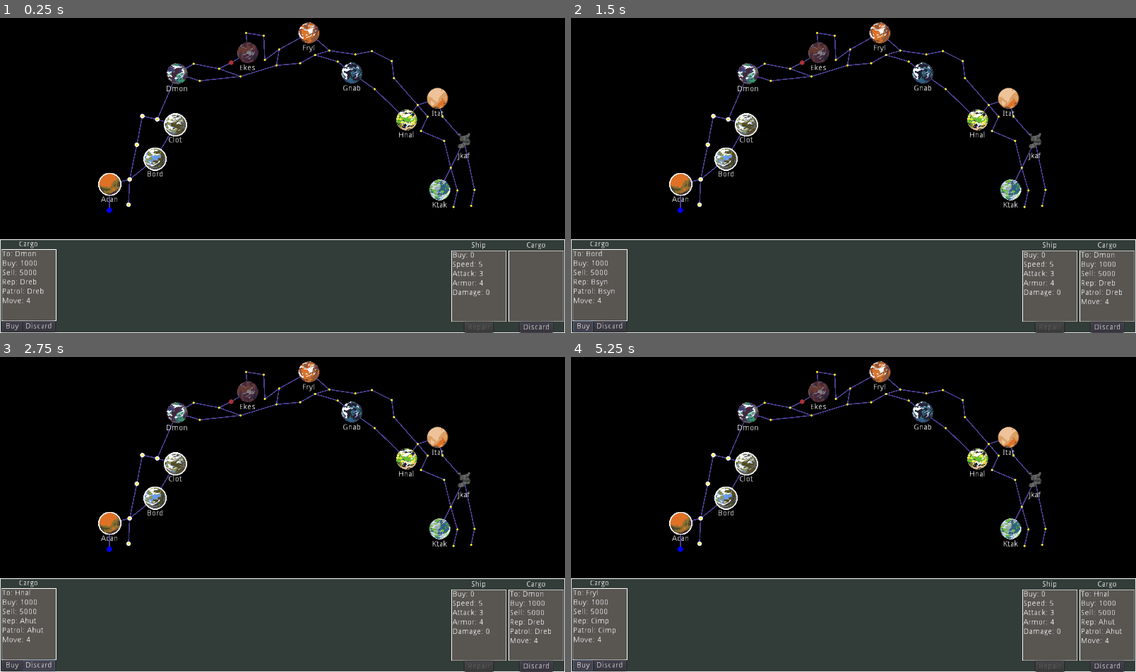
Above: before the commit, frames 1-4 (two rows, left to right).
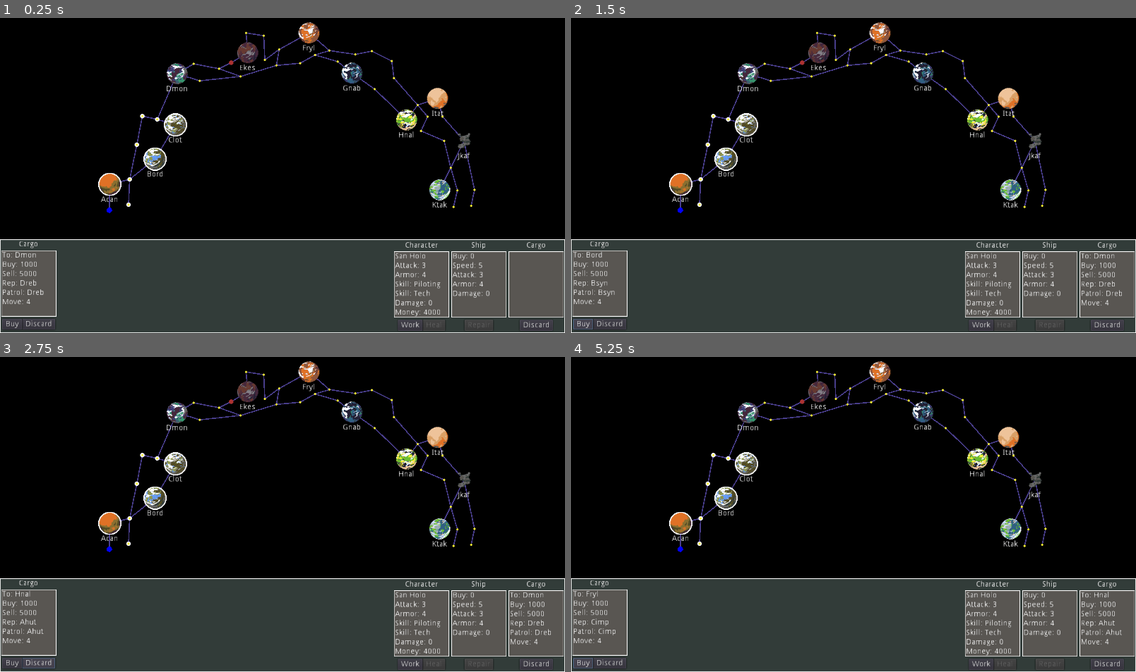
Above: after the commit, the same moments.

Repository: kosinaz/20-parsecs
Game: Godot game, scene res://scenes/ingame.tscn
The game is run twice, just before and just after one commit, with the same random seed, the same clock (stepped at 60 frames per second) and the same inputs.
Inputs (mouse positions are in pixels of both pictures, inside the frame that each line leads up to):
- Up to frame 1 (0.25 s): no input
- Up to frame 2 (1.5 s): click (678, 210) at 0.52 s; click "Buy" at 1.25 s
- Up to frame 3 (2.75 s): click "Discard" at 2 s
- Up to frame 4 (5.25 s): click "Discard" at 2.75 s; click (983, 665) at 3.5 s, where only the run after the commit has a clickable "Work"; click (678, 549) at 4.27 s; click "Buy" at 5 s

The runs differ from the first frame. In frame 1, 3.3% of the frame differs, in the area x 0-100%, y 70-100%; in frame 2, 3.6%; in frame 3, 3.7%; in frame 4, 3.6%.

Commit message:
add character

Diff:
--- a/20 Parsecs/project.godot
+++ b/20 Parsecs/project.godot
@@ -15,6 +15,11 @@
 "path": "res://scenes/cargos.gd"
 }, {
 "base": "Node",
+"class": "Characters",
+"language": "GDScript",
+"path": "res://scenes/characters.gd"
+}, {
+"base": "Node",
 "class": "Ships",
 "language": "GDScript",
 "path": "res://scenes/ships.gd"
@@ -26,6 +31,7 @@
 } ]
 _global_script_class_icons={
 "Cargos": "",
+"Characters": "",
 "Ships": "",
 "Space": ""
 }
--- /dev/null
+++ b/20 Parsecs/scenes/character.gd
@@ -0,0 +1,25 @@
+extends MarginContainer
+
+var _data = {}
+var damage = 0
+var money = 0
+
+func setup(data):
+	_data = data
+	$"%Label".text = str(_data.name) + "\n"
+	$"%Label".text += "Attack: " + str(_data.attack) + "\n"
+	$"%Label".text += "Armor: " + str(_data.armor) + "\n"
+	$"%Label".text += "Skill: " + str(_data.skill1) + "\n"
+	if _data.has("skill2"):
+		$"%Label".text += "Skill: " + str(_data.skill2) + "\n"
+	if _data.has("skill3"):
+		$"%Label".text += "Skill: " + str(_data.skill3) + "\n"
+	$"%Label".text += "Damage: " + str(damage) + "\n"
+	$"%Label".text += "Money: " + str(money) + ""
+
+func get_data():
+	return _data
+
+func add_money(amount):
+	money += amount
+	setup(_data)
--- /dev/null
+++ b/20 Parsecs/scenes/character.tscn
@@ -0,0 +1,23 @@
+[gd_scene load_steps=3 format=2]
+
+[ext_resource path="res://scenes/character.gd" type="Script" id=1]
+[ext_resource path="res://images/card.png" type="Texture" id=2]
+
+[node name="Character" type="MarginContainer"]
+margin_right = 40.0
+margin_bottom = 40.0
+script = ExtResource( 1 )
+
+[node name="TextureRect" type="TextureRect" parent="."]
+margin_right = 100.0
+margin_bottom = 130.0
+texture = ExtResource( 2 )
+
+[node name="Label" type="Label" parent="TextureRect"]
+unique_name_in_owner = true
+anchor_right = 1.0
+anchor_bottom = 1.0
+margin_left = 2.0
+margin_top = 2.0
+margin_right = -2.0
+margin_bottom = -2.0
--- /dev/null
+++ b/20 Parsecs/scenes/characters.gd
@@ -0,0 +1,12 @@
+extends Node
+class_name Characters
+
+var deck = [
+	{
+		"name": "San Holo",
+		"attack": 3,
+		"armor": 4,
+		'skill1': "Piloting",
+		'skill2': "Tech",
+	},
+]
--- a/20 Parsecs/scenes/ingame.gd
+++ b/20 Parsecs/scenes/ingame.gd
@@ -19,6 +19,8 @@
 	randomize()
 	market_cargos.shuffle()
 	$"%MarketCargo".setup(market_cargos[0])
+	$"%Character".setup(Characters.new().deck[0])
+	$"%Character".add_money(4000)
 	$"%Ship".setup(Ships.new().deck[0])
 
 func _draw():
--- a/20 Parsecs/scenes/ingame.tscn
+++ b/20 Parsecs/scenes/ingame.tscn
@@ -30,6 +30,7 @@
 [ext_resource path="res://images/maelstrom-on.png" type="Texture" id=28]
 [ext_resource path="res://images/hud.png" type="Texture" id=29]
 [ext_resource path="res://scenes/ship.tscn" type="PackedScene" id=30]
+[ext_resource path="res://scenes/character.tscn" type="PackedScene" id=31]
 
 [node name="Map" type="Node2D"]
 script = ExtResource( 3 )
@@ -389,38 +390,33 @@
 [node name="VBoxContainer" type="VBoxContainer" parent="CanvasLayer/Market/HBoxContainer"]
 margin_right = 100.0
 margin_bottom = 176.0
-custom_constants/separation = 0
 
 [node name="MarginContainer" type="MarginContainer" parent="CanvasLayer/Market/HBoxContainer/VBoxContainer"]
 margin_right = 100.0
-margin_bottom = 18.0
-custom_constants/margin_right = 2
+margin_bottom = 16.0
 custom_constants/margin_top = 2
-custom_constants/margin_left = 2
-custom_constants/margin_bottom = 2
 
 [node name="Label" type="Label" parent="CanvasLayer/Market/HBoxContainer/VBoxContainer/MarginContainer"]
-margin_left = 2.0
 margin_top = 2.0
-margin_right = 98.0
+margin_right = 100.0
 margin_bottom = 16.0
 text = "Cargo"
 align = 1
 
 [node name="MarginContainer2" type="MarginContainer" parent="CanvasLayer/Market/HBoxContainer/VBoxContainer"]
-margin_top = 18.0
-margin_right = 100.0
-margin_bottom = 148.0
+margin_top = 20.0
+margin_right = 100.0
+margin_bottom = 140.0
 
 [node name="MarketCargo" parent="CanvasLayer/Market/HBoxContainer/VBoxContainer/MarginContainer2" instance=ExtResource( 4 )]
 unique_name_in_owner = true
 margin_right = 100.0
-margin_bottom = 130.0
+margin_bottom = 120.0
 
 [node name="HBoxContainer" type="HBoxContainer" parent="CanvasLayer/Market/HBoxContainer/VBoxContainer"]
-margin_top = 148.0
-margin_right = 100.0
-margin_bottom = 168.0
+margin_top = 144.0
+margin_right = 100.0
+margin_bottom = 164.0
 custom_constants/separation = 0
 alignment = 1
 
@@ -436,106 +432,143 @@
 margin_bottom = 20.0
 text = "Discard"
 
-[node name="Ship" type="MarginContainer" parent="CanvasLayer"]
+[node name="Character" type="MarginContainer" parent="CanvasLayer"]
 anchor_left = 1.0
 anchor_top = 1.0
 anchor_right = 1.0
 anchor_bottom = 1.0
-margin_left = -208.0
+margin_left = -312.0
 margin_top = -168.0
 custom_constants/margin_right = 2
 custom_constants/margin_left = 2
 
-[node name="HBoxContainer" type="HBoxContainer" parent="CanvasLayer/Ship"]
+[node name="HBoxContainer" type="HBoxContainer" parent="CanvasLayer/Character"]
 margin_left = 2.0
-margin_right = 206.0
+margin_right = 310.0
 margin_bottom = 168.0
 
-[node name="VBoxContainer" type="VBoxContainer" parent="CanvasLayer/Ship/HBoxContainer"]
+[node name="CharacterContainer" type="VBoxContainer" parent="CanvasLayer/Character/HBoxContainer"]
 margin_right = 100.0
 margin_bottom = 168.0
+
+[node name="MarginContainer" type="MarginContainer" parent="CanvasLayer/Character/HBoxContainer/CharacterContainer"]
+margin_right = 100.0
+margin_bottom = 16.0
+custom_constants/margin_top = 2
+
+[node name="Label" type="Label" parent="CanvasLayer/Character/HBoxContainer/CharacterContainer/MarginContainer"]
+margin_top = 2.0
+margin_right = 100.0
+margin_bottom = 16.0
+text = "Character"
+align = 1
+
+[node name="MarginContainer2" type="MarginContainer" parent="CanvasLayer/Character/HBoxContainer/CharacterContainer"]
+margin_top = 20.0
+margin_right = 100.0
+margin_bottom = 140.0
+
+[node name="Character" parent="CanvasLayer/Character/HBoxContainer/CharacterContainer/MarginContainer2" instance=ExtResource( 31 )]
+unique_name_in_owner = true
+margin_right = 100.0
+margin_bottom = 120.0
+
+[node name="HBoxContainer" type="HBoxContainer" parent="CanvasLayer/Character/HBoxContainer/CharacterContainer"]
+margin_top = 144.0
+margin_right = 100.0
+margin_bottom = 164.0
 custom_constants/separation = 0
-
-[node name="MarginContainer" type="MarginContainer" parent="CanvasLayer/Ship/HBoxContainer/VBoxContainer"]
-margin_right = 100.0
-margin_bottom = 18.0
-custom_constants/margin_right = 2
+alignment = 1
+
+[node name="Work" type="Button" parent="CanvasLayer/Character/HBoxContainer/CharacterContainer/HBoxContainer"]
+margin_left = 7.0
+margin_right = 52.0
+margin_bottom = 20.0
+text = "Work"
+
+[node name="Heal" type="Button" parent="CanvasLayer/Character/HBoxContainer/CharacterContainer/HBoxContainer"]
+margin_left = 52.0
+margin_right = 93.0
+margin_bottom = 20.0
+disabled = true
+text = "Heal"
+
+[node name="ShipContainer" type="VBoxContainer" parent="CanvasLayer/Character/HBoxContainer"]
+margin_left = 104.0
+margin_right = 204.0
+margin_bottom = 168.0
+
+[node name="MarginContainer" type="MarginContainer" parent="CanvasLayer/Character/HBoxContainer/ShipContainer"]
+margin_right = 100.0
+margin_bottom = 16.0
 custom_constants/margin_top = 2
-custom_constants/margin_left = 2
-custom_constants/margin_bottom = 2
-
-[node name="Label" type="Label" parent="CanvasLayer/Ship/HBoxContainer/VBoxContainer/MarginContainer"]
-margin_left = 2.0
+
+[node name="Label" type="Label" parent="CanvasLayer/Character/HBoxContainer/ShipContainer/MarginContainer"]
 margin_top = 2.0
-margin_right = 98.0
+margin_right = 100.0
 margin_bottom = 16.0
 text = "Ship"
 align = 1
 
-[node name="MarginContainer2" type="MarginContainer" parent="CanvasLayer/Ship/HBoxContainer/VBoxContainer"]
-margin_top = 18.0
-margin_right = 100.0
-margin_bottom = 148.0
-
-[node name="Ship" parent="CanvasLayer/Ship/HBoxContainer/VBoxContainer/MarginContainer2" instance=ExtResource( 30 )]
+[node name="MarginContainer2" type="MarginContainer" parent="CanvasLayer/Character/HBoxContainer/ShipContainer"]
+margin_top = 20.0
+margin_right = 100.0
+margin_bottom = 140.0
+
+[node name="Ship" parent="CanvasLayer/Character/HBoxContainer/ShipContainer/MarginContainer2" instance=ExtResource( 30 )]
 unique_name_in_owner = true
 margin_right = 100.0
-margin_bottom = 130.0
-
-[node name="HBoxContainer" type="HBoxContainer" parent="CanvasLayer/Ship/HBoxContainer/VBoxContainer"]
-margin_top = 148.0
-margin_right = 100.0
-margin_bottom = 168.0
+margin_bottom = 120.0
+
+[node name="HBoxContainer" type="HBoxContainer" parent="CanvasLayer/Character/HBoxContainer/ShipContainer"]
+margin_top = 144.0
+margin_right = 100.0
+margin_bottom = 164.0
 custom_constants/separation = 0
 alignment = 1
 
-[node name="ShipRepair" type="Button" parent="CanvasLayer/Ship/HBoxContainer/VBoxContainer/HBoxContainer"]
+[node name="ShipRepair" type="Button" parent="CanvasLayer/Character/HBoxContainer/ShipContainer/HBoxContainer"]
 margin_left = 24.0
 margin_right = 76.0
 margin_bottom = 20.0
 disabled = true
 text = "Repair"
 
-[node name="VBoxContainer2" type="VBoxContainer" parent="CanvasLayer/Ship/HBoxContainer"]
-margin_left = 104.0
-margin_right = 204.0
+[node name="CargoContainer" type="VBoxContainer" parent="CanvasLayer/Character/HBoxContainer"]
+margin_left = 208.0
+margin_right = 308.0
 margin_bottom = 168.0
-custom_constants/separation = 0
-
-[node name="MarginContainer" type="MarginContainer" parent="CanvasLayer/Ship/HBoxContainer/VBoxContainer2"]
-margin_right = 100.0
-margin_bottom = 18.0
-custom_constants/margin_right = 2
+
+[node name="MarginContainer" type="MarginContainer" parent="CanvasLayer/Character/HBoxContainer/CargoContainer"]
+margin_right = 100.0
+margin_bottom = 16.0
 custom_constants/margin_top = 2
-custom_constants/margin_left = 2
-custom_constants/margin_bottom = 2
-
-[node name="Label" type="Label" parent="CanvasLayer/Ship/HBoxContainer/VBoxContainer2/MarginContainer"]
-margin_left = 2.0
+
+[node name="Label" type="Label" parent="CanvasLayer/Character/HBoxContainer/CargoContainer/MarginContainer"]
 margin_top = 2.0
-margin_right = 98.0
+margin_right = 100.0
 margin_bottom = 16.0
 text = "Cargo"
 align = 1
 
-[node name="MarginContainer2" type="MarginContainer" parent="CanvasLayer/Ship/HBoxContainer/VBoxContainer2"]
-margin_top = 18.0
-margin_right = 100.0
-margin_bottom = 148.0
-
-[node name="ShipCargo" parent="CanvasLayer/Ship/HBoxContainer/VBoxContainer2/MarginContainer2" instance=ExtResource( 4 )]
+[node name="MarginContainer2" type="MarginContainer" parent="CanvasLayer/Character/HBoxContainer/CargoContainer"]
+margin_top = 20.0
+margin_right = 100.0
+margin_bottom = 140.0
+
+[node name="ShipCargo" parent="CanvasLayer/Character/HBoxContainer/CargoContainer/MarginContainer2" instance=ExtResource( 4 )]
 unique_name_in_owner = true
 margin_right = 100.0
-margin_bottom = 130.0
-
-[node name="HBoxContainer" type="HBoxContainer" parent="CanvasLayer/Ship/HBoxContainer/VBoxContainer2"]
-margin_top = 148.0
-margin_right = 100.0
-margin_bottom = 168.0
+margin_bottom = 120.0
+
+[node name="HBoxContainer" type="HBoxContainer" parent="CanvasLayer/Character/HBoxContainer/CargoContainer"]
+margin_top = 144.0
+margin_right = 100.0
+margin_bottom = 164.0
 custom_constants/separation = 0
 alignment = 1
 
-[node name="ShipCargoDiscard" type="Button" parent="CanvasLayer/Ship/HBoxContainer/VBoxContainer2/HBoxContainer"]
+[node name="ShipCargoDiscard" type="Button" parent="CanvasLayer/Character/HBoxContainer/CargoContainer/HBoxContainer"]
 margin_left = 20.0
 margin_right = 80.0
 margin_bottom = 20.0
@@ -543,7 +576,7 @@
 
 [connection signal="pressed" from="CanvasLayer/Market/HBoxContainer/VBoxContainer/HBoxContainer/MarketCargoBuy" to="." method="_on_market_cargo_buy_pressed"]
 [connection signal="pressed" from="CanvasLayer/Market/HBoxContainer/VBoxContainer/HBoxContainer/MarketCargoDiscard" to="." method="_on_market_cargo_discard_pressed"]
-[connection signal="pressed" from="CanvasLayer/Ship/HBoxContainer/VBoxContainer2/HBoxContainer/ShipCargoDiscard" to="." method="_on_ship_cargo_discard_pressed"]
+[connection signal="pressed" from="CanvasLayer/Character/HBoxContainer/CargoContainer/HBoxContainer/ShipCargoDiscard" to="." method="_on_ship_cargo_discard_pressed"]
 
 [editable path="Spaces/Space3"]
 [editable path="Spaces/Space5"]
--- a/20 Parsecs/scenes/ship.gd
+++ b/20 Parsecs/scenes/ship.gd
@@ -9,7 +9,7 @@
 	$"%Label".text += "Speed: " + str(_data.speed) + "\n"
 	$"%Label".text += "Attack: " + str(_data.attack) + "\n"
 	$"%Label".text += "Armor: " + str(_data.armor) + "\n"
-	$"%Label".text += "Damage: 0"
+	$"%Label".text += "Damage: " + str(damage)
 
 func get_data():
 	return _data
Binary file changed: 20 Parsecs/images/card.png
Not shown: 1 places in 20 Parsecs/scenes/ingame.tscn that only renumber resources
